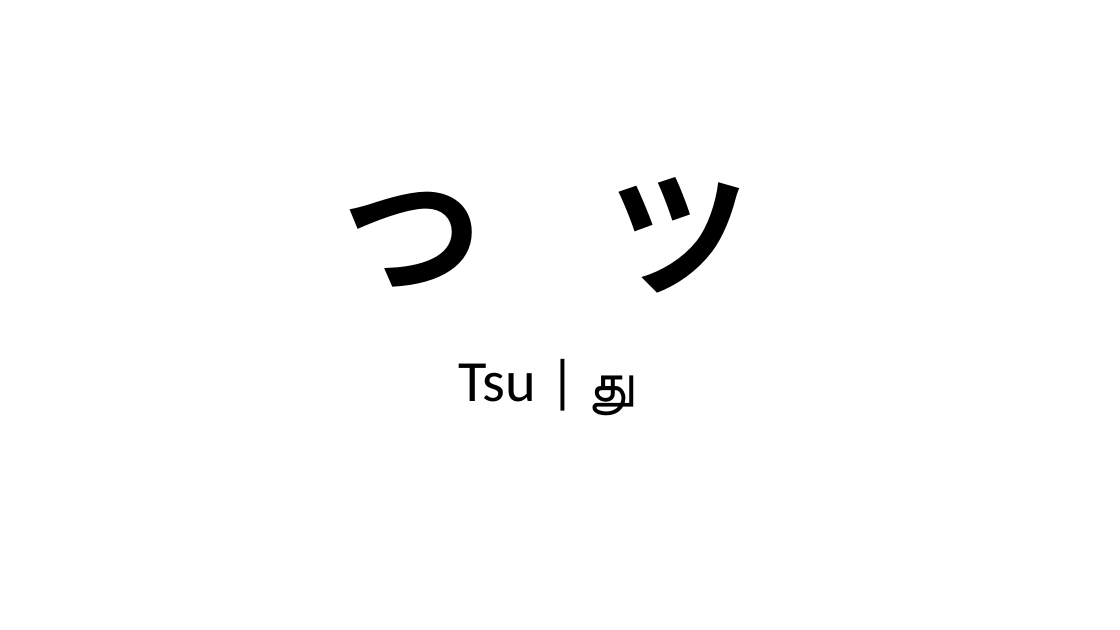
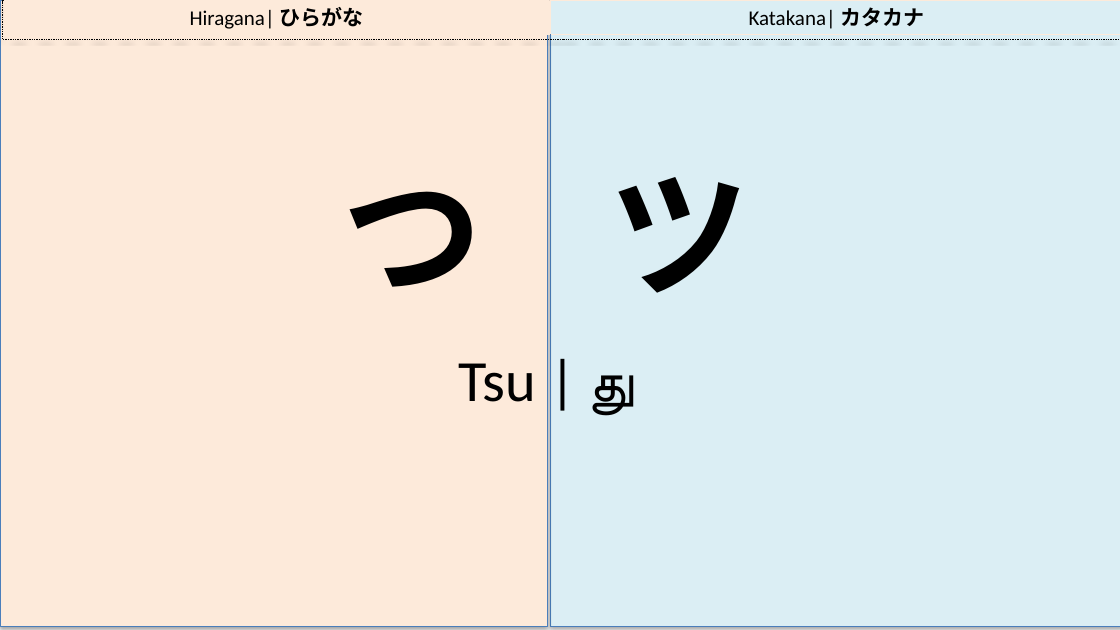
Before and after one commit to arkad94/NihonScriptGuide, a slide deck: slide 26 of Japanese_Guide_for_Tamil_Speakers_v4.pptx. Drawn at 1120x630 pixels with LibreOffice and Linux fonts; fonts in the diff are those of the drawing. Boxes give left, top, right and bottom in pixels: in the first picture for what was removed or moved away, otherwise in the second. Text is boxed around its words. In the diff, an @@ line names an element or a change of style, - is before the commit and + after.

```diff
--- a/Japanese_Guide_for_Tamil_Speakers_v4.pptx
+++ b/Japanese_Guide_for_Tamil_Speakers_v4.pptx
@@ rectangle added at [0, 0, 548, 627], fill #FDEADA, outline #4B7EBC 0.75 pt @@
@@ rectangle added at [3, 1, 1120, 39], outline #000000 0.75 pt dashed @@
@@ rectangle added at [4, 1, 549, 34], fill #FDEADA, outline #FDEADA 0.25 pt dashed, 18 pt, text #000000 @@
+Hiragana| ひらがな
@@ rectangle added at [550, 0, 1120, 627], fill #DBEEF4, outline #4B7EBC 0.75 pt @@
@@ rectangle added at [550, 0, 1120, 34], fill #DBEEF4, outline #FDEADA 0.25 pt dashed, 18 pt, text #000000 @@
+Katakana| カタカナ
```
Also in this commit, not shown: 13 other slides changed, 5 other files.
